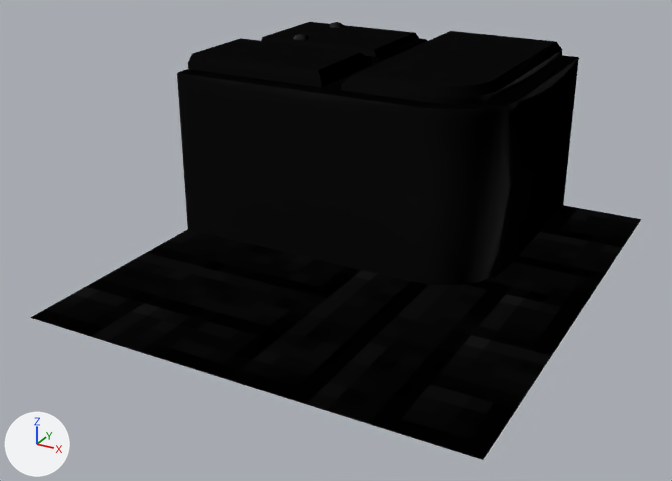
The glTF model assets/models/enemies/block_house_br.glb: old version first, new version second.
One viewpoint serves both versions: a 50 mm lens placed at (21.3, -42.8, 22.6), pointed at (-1.0, -2.1, 2.3). Lighting does not change. The marker at lower left points along +X, +Y and +Z. The older version comes first.

The scene before the commit, as lines of its bpy script (objects in view):
```python
ob_block_house_br_house_floor = bpy.data.objects.new('block_house_br_house_floor', me_house_floor_004)
ob_block_house_br_house_floor.location = (0.0, 0.0, 0.0)
ob_block_house_br_house_m = bpy.data.objects.new('block_house_br_house_m', me_house_m_004)
ob_block_house_br_house_m.location = (0.0, 0.0, 0.0)
ob_block_house_br_house_n = bpy.data.objects.new('block_house_br_house_n', me_house_n_004)
ob_block_house_br_house_n.location = (0.0, 0.0, 0.0)
# also in view: 'block_house_br_house_body' at (-2.5, 6.5, 5.0); 'block_house_br_house_l' at (-7.8, 10.8, 10.2)
```
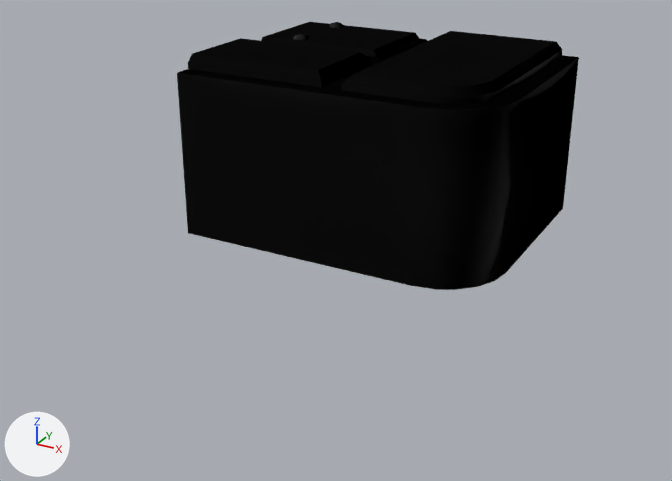
What differs and where, as boxes [x1, y1, x2, y2] in the pictures (672 x 481 px):
'block_house_br_house_floor', deleted
    before: [31, 205, 641, 460]
    faces in mat_house_6_6 (dark grey #4b4b4b): [60, 218, 621, 432]
    faces in mat_house_2_2 (black #161616): [61, 205, 626, 460]
    faces in mat_house_5_5 (dark grey #404040): [104, 216, 638, 439]
    faces in mat_house_7_7 (dark grey #575757): [45, 214, 641, 414]
    faces in mat_house_8_8 (dark grey #626662): [59, 208, 622, 408]

The change, as a diff of the scene's bpy script:
```diff
--- a/assets/models/enemies/block_house_br.glb.py
+++ b/assets/models/enemies/block_house_br.glb.py
@@ ob_block_house_br_house_floor @@
-ob_block_house_br_house_floor = bpy.data.objects.new('block_house_br_house_floor', me_house_floor_004)
-ob_block_house_br_house_floor.location = (0.0, 0.0, 0.0)
```
